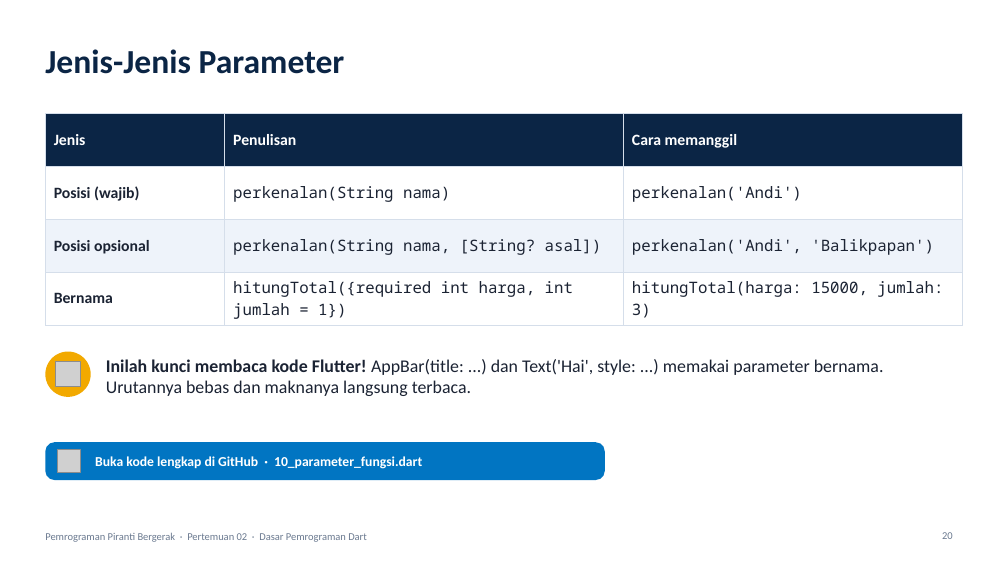
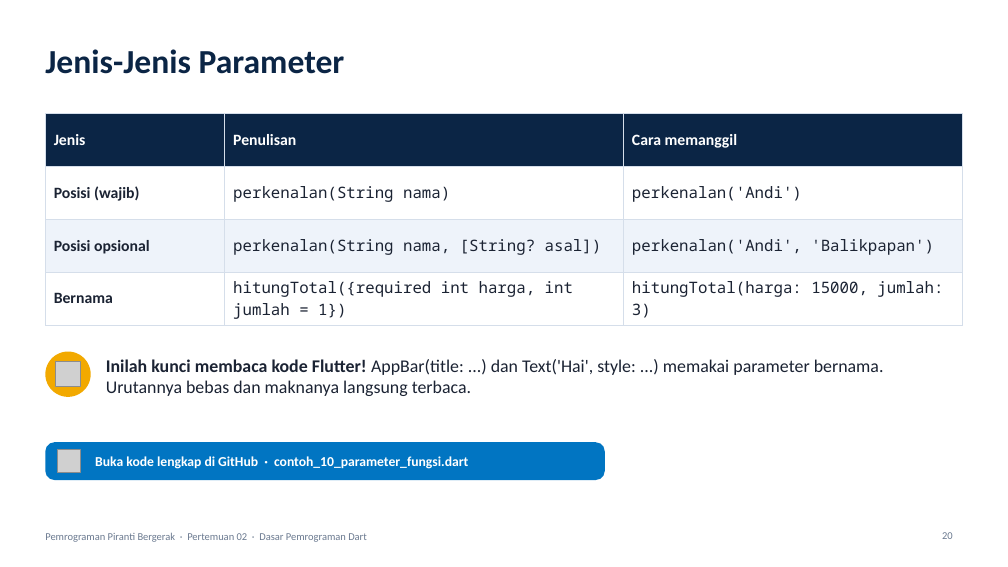
Before and after one commit to antonprafanto/mobile2026, a slide deck: slide 20 of pertemuan_02_dasar_dart/slide/PERTEMUAN_02_Dasar_Dart.pptx. Drawn at 1008x567 pixels with LibreOffice and Linux fonts; fonts in the diff are those of the drawing; grey boxes stand for pictures. Boxes give left, top, right and bottom in pixels: in the first picture for what was removed or moved away, otherwise in the second. Text is boxed around its words. In the diff, an @@ line names an element or a change of style, - is before the commit and + after.

```diff
--- a/pertemuan_02_dasar_dart/slide/PERTEMUAN_02_Dasar_Dart.pptx
+++ b/pertemuan_02_dasar_dart/slide/PERTEMUAN_02_Dasar_Dart.pptx
@@ text in rounded rectangle at (95,456,468,469): text changed @@
-Buka kode lengkap di GitHub · 10_parameter_fungsi.dart
+Buka kode lengkap di GitHub · contoh_10_parameter_fungsi.dart
```
Also in this commit, not shown: 11 other slides changed, 32 other files.
